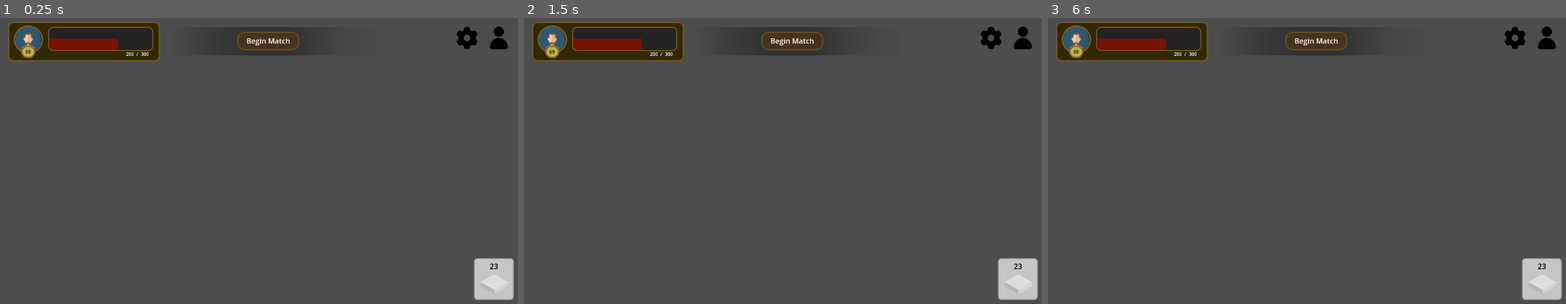
Above: before the commit, frames 1-3 (left to right).
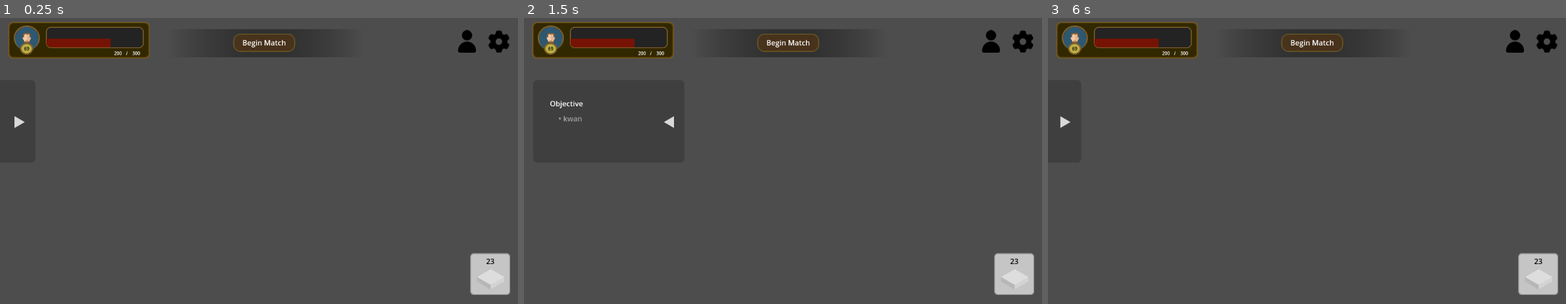
Above: after the commit, the same moments.

Repository: cessDevs1419/Game-Development---Edelstein-Academy
Game: Godot game, scene res://ui/ingame_interface/ingame_interface.tscn
Two runs of this game, one before a commit and one after it. Both use one fixed random seed, a clock stepped at 60 frames per second and the inputs below.
Inputs (mouse positions are in pixels of both pictures, inside the frame that each line leads up to; where the layout moved, square brackets give the same spot in the first picture):
- Up to frame 1 (0.25 s): no input
- Up to frame 2 (1.5 s): click (544, 120) at 0.52 s; click (990, 40) [990, 38] at 1.25 s
- Up to frame 3 (6 s): click (1545, 38) at 2.02 s; click (1545, 40) at 2.77 s; click (1514, 40) [1514, 38] at 3.5 s; click (1545, 38) at 4.27 s; click (1545, 40) at 5.02 s; click (1193, 120) at 5.77 s

The runs differ from the first frame. In frame 1, 2.9% of the frame differs, in the area x 1-100%, y 1-99%; in frame 2, 3.0%; in frame 3, 2.9%.

Commit message:
objective panel

Diff:
--- a/Assets/Components/Header_container/Headers.gd
+++ b/Assets/Components/Header_container/Headers.gd
@@ -4,7 +4,7 @@
 var label
 
 func _ready():
-	label = get_node("PanelContainer/Label")
+	label = get_node("Parent/PanelContainer/Label")
 	pass #
 
 func _process(delta):
--- a/Assets/Components/Header_container/Headers.tscn
+++ b/Assets/Components/Header_container/Headers.tscn
@@ -1,6 +1,8 @@
-[gd_scene load_steps=9 format=3 uid="uid://bulrtsdppkj4v"]
+[gd_scene load_steps=10 format=3 uid="uid://bulrtsdppkj4v"]
 
 [ext_resource type="Script" path="res://Assets/Components/Header_Container/Headers.gd" id="1_8wxo1"]
+
+[sub_resource type="StyleBoxEmpty" id="StyleBoxEmpty_72h5v"]
 
 [sub_resource type="Gradient" id="Gradient_e2pv5"]
 offsets = PackedFloat32Array(0, 0.8)
@@ -14,11 +16,12 @@
 texture = SubResource("GradientTexture1D_kf3cu")
 
 [sub_resource type="Gradient" id="Gradient_khs6d"]
-offsets = PackedFloat32Array(0.157025, 0.917355)
-colors = PackedColorArray(0.192157, 0.192157, 0.192157, 1, 0.243137, 0.243137, 0.243137, 0.117647)
+offsets = PackedFloat32Array(0.222973, 1)
+colors = PackedColorArray(0.192157, 0.192157, 0.192157, 1, 0.137255, 0.137255, 0.137255, 0)
 
 [sub_resource type="GradientTexture1D" id="GradientTexture1D_puvp2"]
 gradient = SubResource("Gradient_khs6d")
+use_hdr = true
 
 [sub_resource type="StyleBoxTexture" id="StyleBoxTexture_we3vu"]
 texture = SubResource("GradientTexture1D_puvp2")
@@ -40,27 +43,40 @@
 [node name="Headers" type="Node"]
 script = ExtResource("1_8wxo1")
 
-[node name="Panel" type="Panel" parent="."]
-offset_left = 374.0
+[node name="Parent" type="Panel" parent="."]
+anchors_preset = 5
+anchor_left = 0.5
+anchor_right = 0.5
+offset_left = -207.0
+offset_top = 4.0
+offset_right = 205.0
+offset_bottom = 141.0
+grow_horizontal = 2
+theme_override_styles/panel = SubResource("StyleBoxEmpty_72h5v")
+
+[node name="Panel" type="Panel" parent="Parent"]
+layout_mode = 0
 offset_top = 32.0
-offset_right = 601.0
+offset_right = 221.0
 offset_bottom = 94.0
 theme_override_styles/panel = SubResource("StyleBoxTexture_q43sj")
 
-[node name="Panel2" type="Panel" parent="."]
-offset_left = 601.0
+[node name="Panel2" type="Panel" parent="Parent"]
+layout_mode = 0
+offset_left = 214.0
 offset_top = 32.0
-offset_right = 828.0
+offset_right = 429.0
 offset_bottom = 94.0
 theme_override_styles/panel = SubResource("StyleBoxTexture_we3vu")
 
-[node name="PanelContainer" type="PanelContainer" parent="."]
-offset_left = 522.0
+[node name="PanelContainer" type="PanelContainer" parent="Parent"]
+layout_mode = 0
+offset_left = 144.0
 offset_top = 42.0
-offset_right = 658.0
+offset_right = 280.0
 offset_bottom = 82.0
 theme_override_styles/panel = SubResource("StyleBoxFlat_lent4")
 
-[node name="Label" type="Label" parent="PanelContainer"]
+[node name="Label" type="Label" parent="Parent/PanelContainer"]
 layout_mode = 2
 text = "Begin Match"
--- /dev/null
+++ b/Assets/Components/Overview_Panel/Overview_Panel.gd
@@ -0,0 +1,34 @@
+extends Node
+
+var Objectpanel
+var Characterpanel
+var Itemlist
+
+func _ready():
+	Objectpanel = get_node("Objective")
+	#Characterpanel = get_node("Objective")
+	Itemlist = get_node("Objective/Panel/ItemList")
+	add_item('kwan')
+
+func _process(delta):
+	pass
+
+func show_panel():
+	Objectpanel.position.x = 20
+	pass
+
+func hide_panel():
+	Objectpanel.position.x = -260
+	pass
+
+
+func _on_texture_button_toggled(toggled_on):
+	if(toggled_on):
+		hide_panel()
+	else:
+		show_panel()
+	pass
+
+func add_item(data: String):
+	Itemlist.add_item('• '+data, null, false)
+	pass
--- a/Assets/Components/Overview_Panel/Overview_Panel.tscn
+++ b/Assets/Components/Overview_Panel/Overview_Panel.tscn
@@ -1,17 +1,74 @@
-[gd_scene load_steps=2 format=3 uid="uid://ce4mrlpag7y26"]
+[gd_scene load_steps=7 format=3 uid="uid://ce4mrlpag7y26"]
+
+[ext_resource type="Script" path="res://Assets/Components/Overview_Panel/Overview_Panel.gd" id="1_j5o7d"]
+[ext_resource type="Texture2D" uid="uid://dy6nwugniqcge" path="res://Assets/Sprites/left.png" id="2_24cb0"]
+[ext_resource type="Texture2D" uid="uid://cy8ichxk51g4t" path="res://Assets/Sprites/right.png" id="3_rt16m"]
 
 [sub_resource type="StyleBoxFlat" id="StyleBoxFlat_mq26k"]
-bg_color = Color(0.137255, 0.137255, 0.137255, 0.54902)
+bg_color = Color(0.137255, 0.137255, 0.137255, 0.32549)
 corner_radius_top_left = 10
 corner_radius_top_right = 10
 corner_radius_bottom_right = 10
 corner_radius_bottom_left = 10
 
+[sub_resource type="StyleBoxFlat" id="StyleBoxFlat_ygwoi"]
+bg_color = Color(0.6, 0.6, 0.6, 0)
+
+[sub_resource type="StyleBoxFlat" id="StyleBoxFlat_buear"]
+content_margin_left = 15.0
+content_margin_top = 0.0
+content_margin_right = 3.0
+content_margin_bottom = 1.0
+bg_color = Color(0.6, 0.6, 0.6, 0)
+border_color = Color(0.8, 0.8, 0.8, 0)
+
 [node name="OverviewPanel" type="Node"]
+script = ExtResource("1_j5o7d")
 
-[node name="Panel" type="Panel" parent="."]
-offset_left = 17.0
-offset_top = 147.0
-offset_right = 388.0
-offset_bottom = 317.0
+[node name="Objective" type="Panel" parent="."]
+offset_left = -255.0
+offset_top = 148.0
+offset_right = 78.0
+offset_bottom = 330.0
 theme_override_styles/panel = SubResource("StyleBoxFlat_mq26k")
+
+[node name="TextureButton" type="TextureButton" parent="Objective"]
+layout_mode = 0
+offset_left = 284.0
+offset_top = 78.0
+offset_right = 313.0
+offset_bottom = 107.0
+toggle_mode = true
+button_pressed = true
+texture_normal = ExtResource("2_24cb0")
+texture_pressed = ExtResource("3_rt16m")
+stretch_mode = 3
+
+[node name="Panel" type="Panel" parent="Objective"]
+layout_mode = 0
+offset_left = 24.0
+offset_top = 13.0
+offset_right = 254.0
+offset_bottom = 169.0
+theme_override_styles/panel = SubResource("StyleBoxFlat_ygwoi")
+
+[node name="ItemList" type="ItemList" parent="Objective/Panel"]
+layout_mode = 0
+offset_left = 15.0
+offset_top = 58.0
+offset_right = 230.0
+offset_bottom = 154.0
+theme_override_colors/guide_color = Color(0, 0, 0, 0)
+theme_override_constants/icon_margin = 2
+theme_override_styles/panel = SubResource("StyleBoxFlat_buear")
+allow_search = false
+
+[node name="Label" type="Label" parent="Objective/Panel"]
+layout_mode = 0
+offset_left = 13.0
+offset_top = 27.0
+offset_right = 86.0
+offset_bottom = 50.0
+text = "Objective"
+
+[connection signal="toggled" from="Objective/TextureButton" to="." method="_on_texture_button_toggled"]
--- a/Assets/Components/Tile_Container/Tile_Container.tscn
+++ b/Assets/Components/Tile_Container/Tile_Container.tscn
@@ -18,10 +18,17 @@
 script = ExtResource("1_oa7dc")
 
 [node name="Panel" type="Panel" parent="."]
-offset_left = 1042.0
-offset_top = 540.0
-offset_right = 1130.0
-offset_bottom = 632.0
+anchors_preset = 3
+anchor_left = 1.0
+anchor_top = 1.0
+anchor_right = 1.0
+anchor_bottom = 1.0
+offset_left = -118.0
+offset_top = -119.0
+offset_right = -30.0
+offset_bottom = -27.0
+grow_horizontal = 0
+grow_vertical = 0
 theme_override_styles/panel = SubResource("StyleBoxFlat_2lfpk")
 
 [node name="Label" type="Label" parent="Panel"]
--- a/assets/components/status_bar/status_bar.gd
+++ b/assets/components/status_bar/status_bar.gd
@@ -26,7 +26,7 @@
 	pass
 
 func update_avatar(avatar_path):
-	global_function.update_image(avatars, avatar_path, .11, .11, 32, 31)
+	global_function.update_image(avatars, avatar_path, .10, .10, 29, 29)
 
 func update_contents(nameValue: String, lvlcountValue:String):
 	global_function.update_contents(namenode, nameValue, lvlcountnode, lvlcountValue)
--- a/assets/components/status_bar/status_bar.tscn
+++ b/assets/components/status_bar/status_bar.tscn
@@ -84,42 +84,42 @@
 layout_mode = 0
 offset_left = -1.0
 offset_top = 2.0
-offset_right = 333.0
-offset_bottom = 89.0
+offset_right = 311.0
+offset_bottom = 83.0
 theme_override_styles/panel = SubResource("StyleBoxFlat_p3avk")
 
 [node name="Panel" type="Panel" parent="Panel"]
 layout_mode = 0
 offset_left = 3.0
 offset_top = 3.0
-offset_right = 330.0
-offset_bottom = 84.0
+offset_right = 306.0
+offset_bottom = 77.0
 theme_override_styles/panel = SubResource("StyleBoxFlat_y1mbc")
 
 [node name="Avatar" type="Panel" parent="Panel/Panel"]
 layout_mode = 0
 offset_left = 9.0
 offset_top = 5.0
-offset_right = 74.0
-offset_bottom = 67.0
+offset_right = 67.0
+offset_bottom = 60.0
 theme_override_styles/panel = SubResource("StyleBoxFlat_xnukc")
 
 [node name="Sprite2D" type="Sprite2D" parent="Panel/Panel/Avatar"]
 
 [node name="Level_count_container" type="Panel" parent="Panel/Panel/Avatar"]
 layout_mode = 0
-offset_left = 16.0
-offset_top = 44.0
-offset_right = 48.0
-offset_bottom = 72.0
+offset_left = 14.0
+offset_top = 38.0
+offset_right = 43.0
+offset_bottom = 64.0
 theme_override_styles/panel = SubResource("StyleBoxFlat_43w5g")
 
 [node name="Level_count" type="Label" parent="Panel/Panel/Avatar/Level_count_container"]
 layout_mode = 0
 offset_left = 6.0
 offset_top = 5.0
-offset_right = 27.0
-offset_bottom = 23.0
+offset_right = 25.0
+offset_bottom = 21.0
 theme_override_colors/font_color = Color(0, 0, 0, 1)
 theme_override_font_sizes/font_size = 10
 text = "69"
@@ -130,19 +130,19 @@
 
 [node name="Status_container" type="Panel" parent="Panel/Panel"]
 layout_mode = 0
-offset_left = 85.0
+offset_left = 80.0
 offset_top = 8.0
-offset_right = 316.0
-offset_bottom = 61.0
+offset_right = 295.0
+offset_bottom = 55.0
 theme_override_styles/panel = SubResource("StyleBoxFlat_jhe5j")
 
 [node name="ProgressBar" type="ProgressBar" parent="Panel/Panel/Status_container"]
 z_index = 1
 layout_mode = 0
-offset_left = 2.0
+offset_left = 1.0
 offset_top = 26.0
-offset_right = 229.0
-offset_bottom = 51.0
+offset_right = 213.0
+offset_bottom = 45.0
 theme_override_styles/background = SubResource("StyleBoxFlat_6ui88")
 theme_override_styles/fill = SubResource("StyleBoxFlat_l1gu2")
 max_value = 1e+09
@@ -151,10 +151,10 @@
 
 [node name="Progress" type="Label" parent="Panel/Panel"]
 layout_mode = 0
-offset_left = 250.0
-offset_top = 61.0
-offset_right = 280.0
-offset_bottom = 75.0
+offset_left = 224.0
+offset_top = 59.0
+offset_right = 254.0
+offset_bottom = 73.0
 theme_override_font_sizes/font_size = 10
 text = "281"
 horizontal_alignment = 1
@@ -162,19 +162,19 @@
 
 [node name="Label" type="Label" parent="Panel/Panel"]
 layout_mode = 0
-offset_left = 279.0
-offset_top = 61.0
-offset_right = 284.0
-offset_bottom = 75.0
+offset_left = 256.0
+offset_top = 59.0
+offset_right = 261.0
+offset_bottom = 73.0
 theme_override_font_sizes/font_size = 10
 text = "/"
 
 [node name="Total" type="Label" parent="Panel/Panel"]
 layout_mode = 0
-offset_left = 282.0
-offset_top = 61.0
-offset_right = 314.0
-offset_bottom = 75.0
+offset_left = 263.0
+offset_top = 59.0
+offset_right = 295.0
+offset_bottom = 73.0
 theme_override_font_sizes/font_size = 10
 text = "32023232323"
 horizontal_alignment = 1
--- a/assets/scripts/functions.gd
+++ b/assets/scripts/functions.gd
@@ -25,3 +25,11 @@
 func update_contents(namenode: Node, nameValue:String, lvlcountnode: Node, lvlcountValue:String):
 	#namenode.text = nameValue
 	lvlcountnode.text = lvlcountValue
+
+func get_data():
+
+	pass
+
+func set_data():
+
+	pass
--- a/ui/ingame_interface/ingame_interface.gd
+++ b/ui/ingame_interface/ingame_interface.gd
@@ -12,6 +12,7 @@
 @onready var tile = preload("res://Assets/Components/Tile_Container/Tile_Container.tscn").instantiate()
 @onready var modal = preload("res://Assets/Components/Modal/Modal.tscn").instantiate()
 @onready var button_icons = preload("res://Assets/Components/Icon_Button/Icon_Button.tscn")
+@onready var overview_panel = preload("res://Assets/Components/Overview_Panel/Overview_Panel.tscn").instantiate()
 #@onready var characters_selection_scene = preload("res://assets/components/character_selection/character_selection.tscn").instantiate()
 
 func _ready():
@@ -22,18 +23,20 @@
 
 	ui.add_child(status_bar)
 	ui.add_child(headers)
+	ui.add_child(overview_panel)
 	ui.add_child(tile)
+
 
 	#call to display modal
 	#ui.add_child(modal)
 
+
+	var button2 = button_icons.instantiate()
+	button2.icon("profile")
+	hbox_container.add_child(button2)
 	var button1 = button_icons.instantiate()
 	button1.icon("settings")
 	hbox_container.add_child(button1)
-	var button2 = button_icons.instantiate()
-	button2.icon("profile")
-	hbox_container.add_child(button2)
-
 
 	#status bar
 	status_bar.update_avatar(avatar_icon)
--- a/ui/ingame_interface/ingame_interface.tscn
+++ b/ui/ingame_interface/ingame_interface.tscn
@@ -15,8 +15,10 @@
 [node name="CanvasLayer" type="CanvasLayer" parent="."]
 
 [node name="HBoxContainer" type="HBoxContainer" parent="CanvasLayer"]
-offset_left = 1002.0
-offset_top = 19.0
-offset_right = 1183.0
-offset_bottom = 92.0
+anchors_preset = 1
+anchor_left = 1.0
+anchor_right = 1.0
+offset_left = -150.0
+offset_bottom = 127.0
+grow_horizontal = 0
 theme_override_constants/separation = 20
Binary file added: Assets/Sprites/left.png
Not shown, added: Assets/Sprites/left.png.import
Binary file added: Assets/Sprites/right.png
Not shown, added: Assets/Sprites/right.png.import
